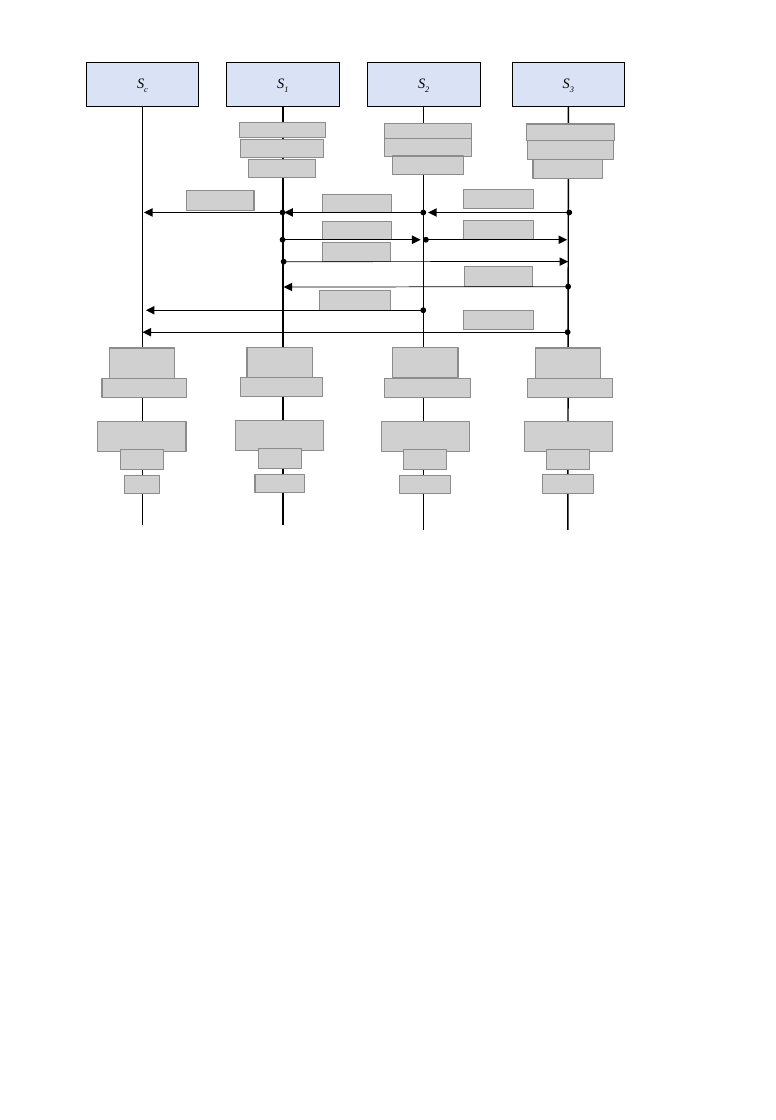
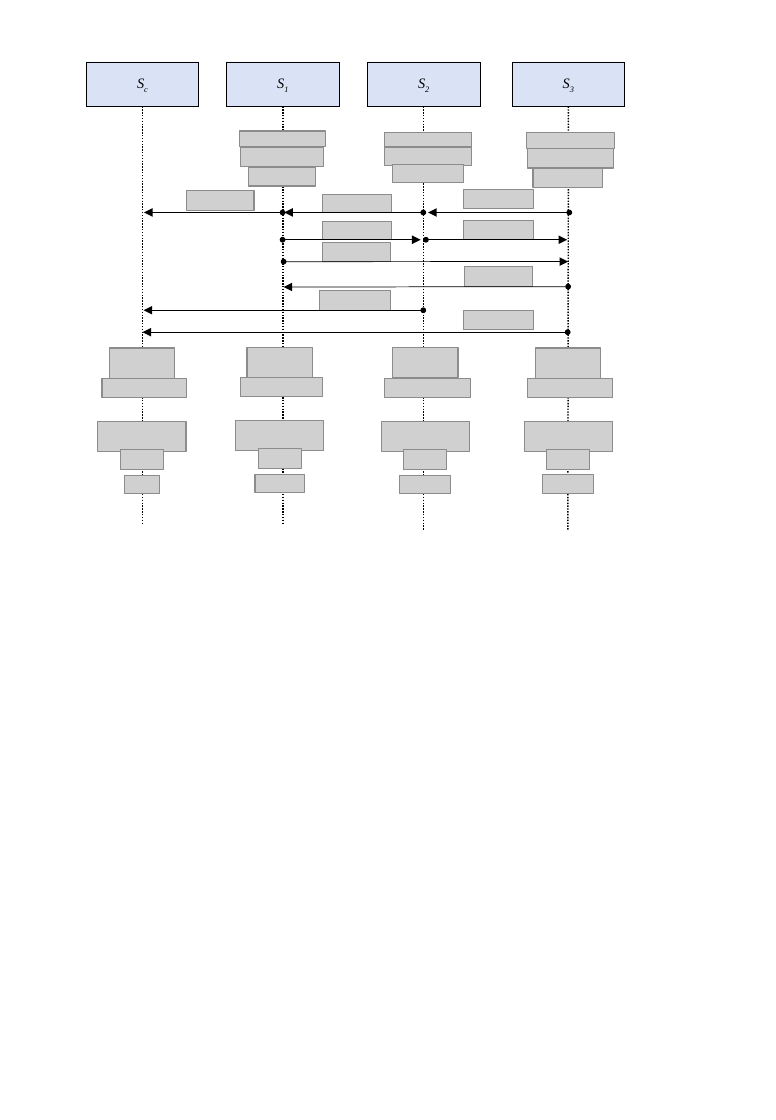
Before and after one commit to Suguanning/blind-tss-lib, a slide deck: slide 1 of paper/图表.pptx. Drawn at 776x1120 pixels with LibreOffice and Linux fonts; fonts in the diff are those of the drawing; grey boxes stand for pictures; background and template pictures are left out. Boxes give left, top, right and bottom in pixels: in the first picture for what was removed or moved away, otherwise in the second. Text is boxed around its words. In the diff, an @@ line names an element or a change of style, - is before the commit and + after.

```diff
--- a/paper/图表.pptx
+++ b/paper/图表.pptx
@@ line (143, 107) - (143, 526): stroke #000000 1 pt to #000000 1 pt dashed @@
@@ line (282, 107) - (282, 526): stroke #000000 1 pt to #000000 1 pt dashed @@
@@ line (424, 107) - (424, 530): stroke #000000 1 pt to #000000 1 pt dashed @@
@@ line (568, 107) - (568, 530): stroke #000000 1 pt to #000000 1 pt dashed @@
@@ 7 pictures: place and size @@
-7 pictures at (239,122,615,179)
+7 pictures at (239,131,615,187)
@@ picture removed at (241,140,324,158) @@
@@ picture added at (241,148,324,167) @@
@@ picture removed at (249,159,317,178) @@
@@ picture added at (249,168,317,186) @@
```
Also in this commit, not shown: 4 slides added, 7 other files.
